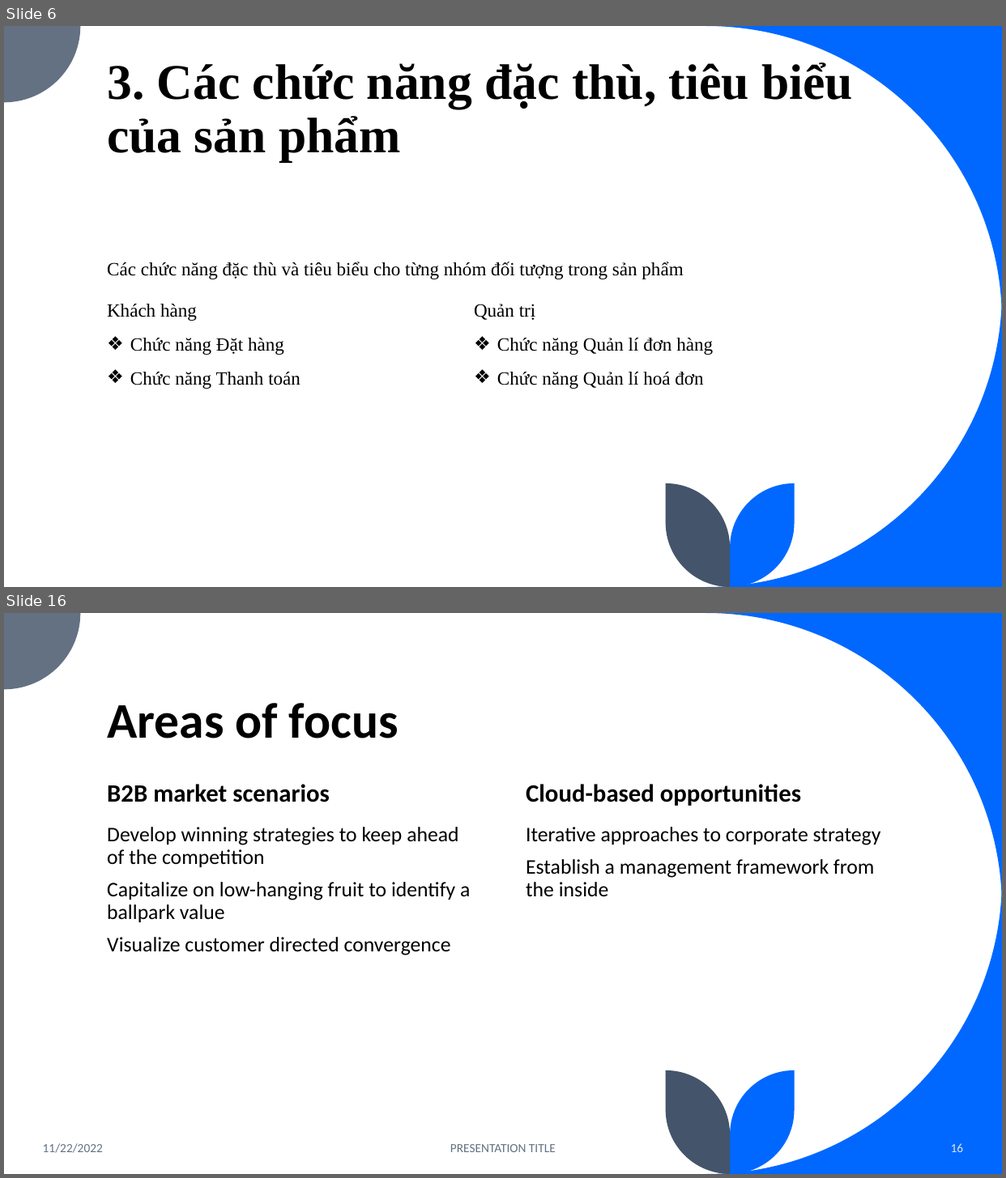
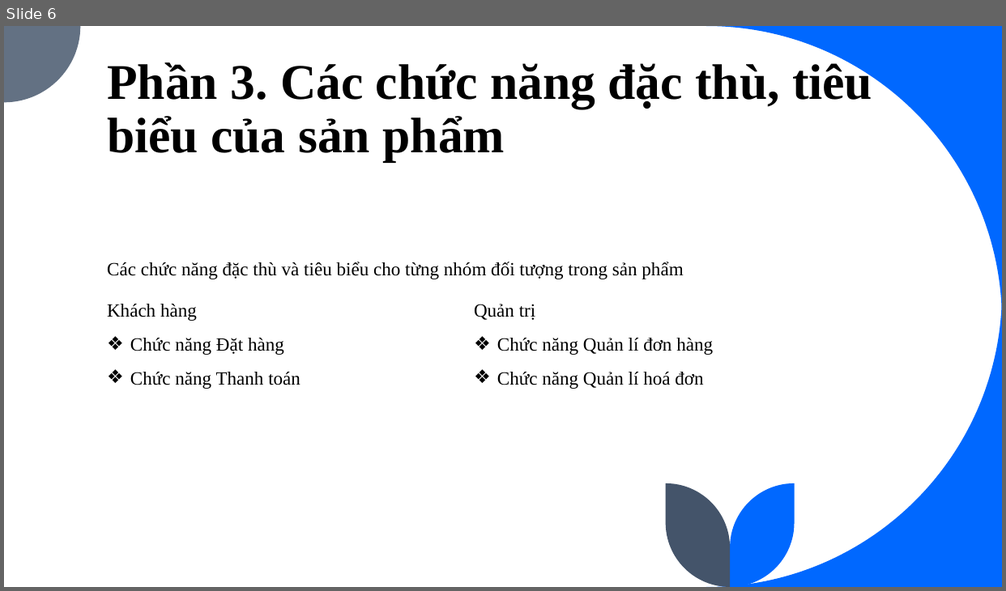
Before and after one commit to EdgarIgnite16/SGU-Course, a slide deck: Nam3_HK1/CNPM_SoftTech/N6_ECommerce_Fashion247.pptx. Shown one above the other, each under a label of ours: slides 6 and 16 before the commit, slide 6 after it; the slides between them are not shown. The pictures are 1006x1178 and 1006x591 pixels, drawn with LibreOffice and Linux fonts; fonts in the diff are those of the drawing. Boxes give left, top, right and bottom in pixels: in the first picture for what was removed or moved away, otherwise in the second. Text is boxed around its words. In the diff, an @@ line names an element or a change of style, - is before the commit and + after.

```diff
--- a/Nam3_HK1/CNPM_SoftTech/N6_ECommerce_Fashion247.pptx
+++ b/Nam3_HK1/CNPM_SoftTech/N6_ECommerce_Fashion247.pptx
@@ slide 16 removed at (x1=4, y1=613, x2=1002, y2=1174), background #FFFFFF; not listed: 5 template elements that a slide beside it also shows @@
@@ title removed at (x1=107, y1=703, x2=398, y2=739) @@
-Areas of focus
@@ text removed at (x1=107, y1=784, x2=330, y2=803) @@
-B2B market scenarios
@@ text removed at (x1=526, y1=784, x2=801, y2=806) @@
-Cloud-based opportunities
@@ text removed at (x1=107, y1=827, x2=470, y2=956) @@
-Develop winning strategies to keep ahead of the competition
-Capitalize on low-hanging fruit to identify a ballpark value
-Visualize customer directed convergence
@@ text removed at (x1=526, y1=827, x2=881, y2=897) @@
-Iterative approaches to corporate strategy
-Establish a management framework from the inside
@@ text removed at (x1=43, y1=1144, x2=103, y2=1153) @@
-11/22/2022
@@ text removed at (x1=450, y1=1144, x2=556, y2=1152) @@
-PRESENTATION TITLE
@@ page number removed at (x1=951, y1=1144, x2=964, y2=1152) @@
-16
@@ slide 6 changed as well @@
@@ title at (x1=107, y1=60, x2=872, y2=162): text changed @@
-3. Các chức năng đặc thù, tiêu biểu của sản phẩm
+Phần 3. Các chức năng đặc thù, tiêu biểu của sản phẩm
```
Also in this commit, not shown: 4 other slides changed, 14 slides added, 12 other slides removed, 3 other files.
